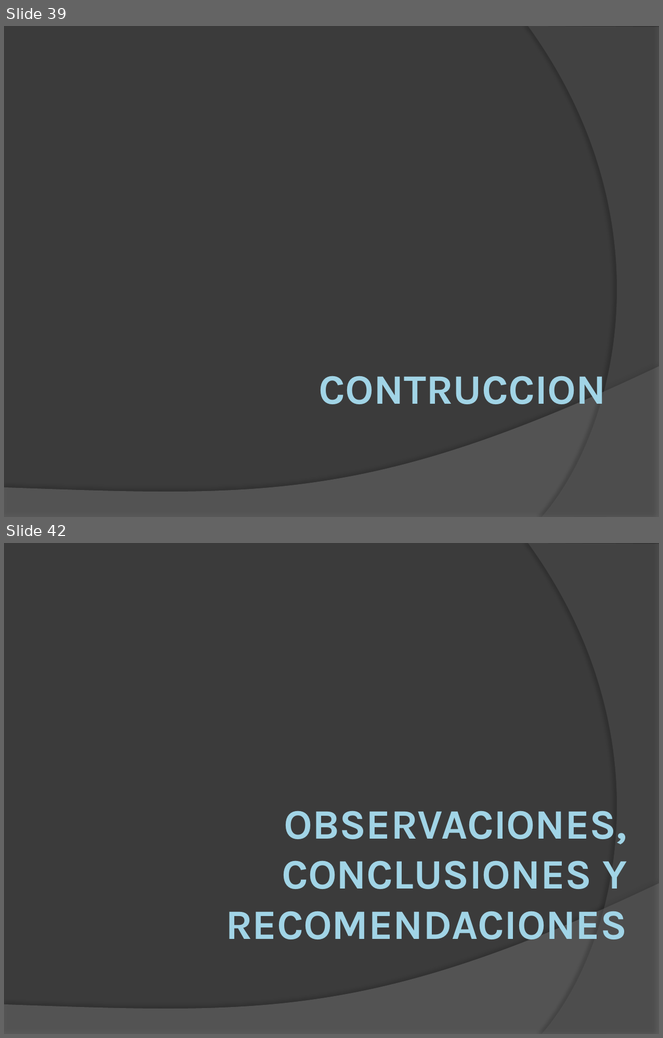
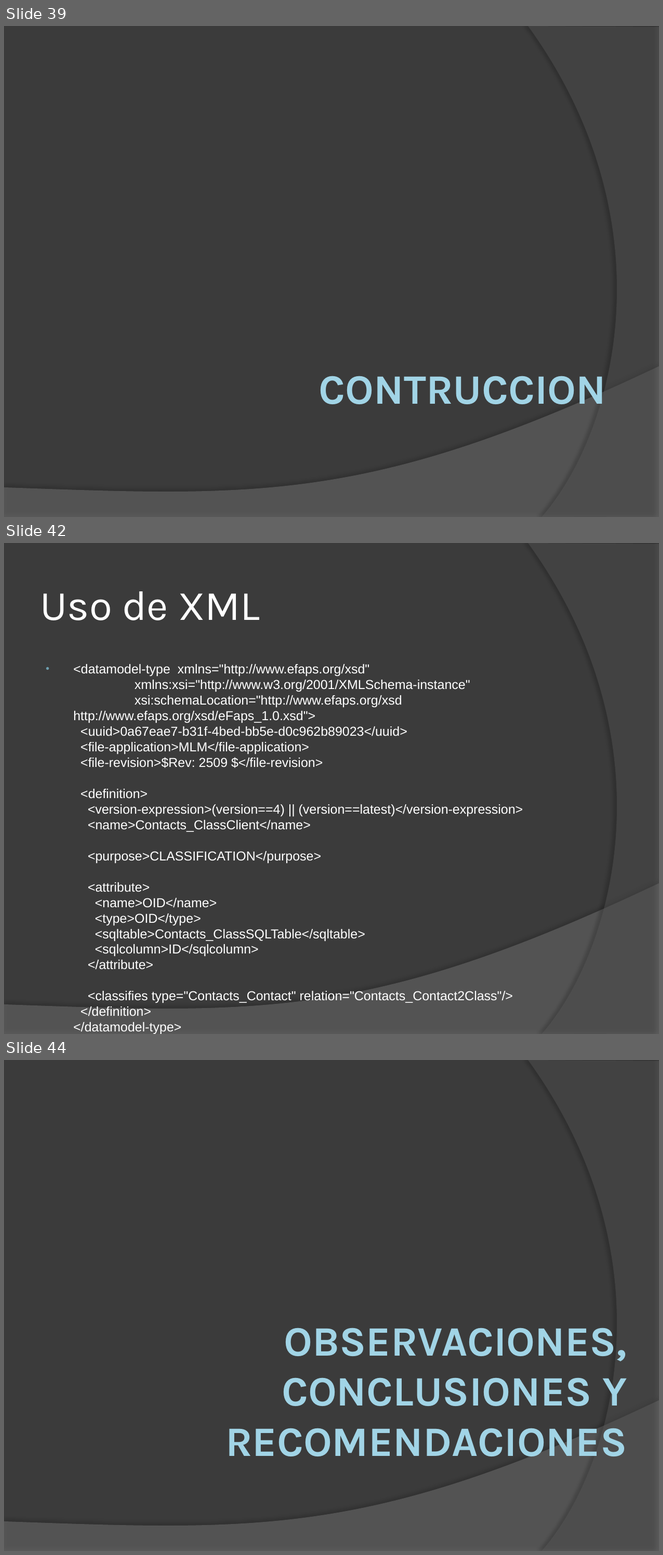
Before and after one commit to jmoics/JX_Market, a slide deck: JX_Market/trunk/Tesis 03_09_2012.pptx. Shown one above the other, each under a label of ours: slides 39 and 42 before the commit, slides 39, 42 and 44 after it; the slides between them are not shown. The pictures are 663x1038 and 663x1555 pixels, drawn with LibreOffice and Linux fonts; fonts in the diff are those of the drawing. Boxes give left, top, right and bottom in pixels: in the first picture for what was removed or moved away, otherwise in the second. Text is boxed around its words. In the diff, an @@ line names an element or a change of style, - is before the commit and + after.

```diff
--- a/JX_Market/trunk/Tesis 03_09_2012.pptx
+++ b/JX_Market/trunk/Tesis 03_09_2012.pptx
@@ slide 42 added at box(4, 543, 659, 1034), background #3B3B3B; not listed: 2 template elements that a slide beside it also shows @@
@@ title added at box(40, 591, 260, 620), 46 pt, text #FFFFFF @@
+Uso de XML
@@ text added at box(73, 664, 523, 1034), 14.2 pt, text #FFFFFF @@
+• <datamodel-type xmlns="http://www.efaps.org/xsd"
+  xmlns:xsi="http://www.w3.org/2001/XMLSchema-instance"
+  xsi:schemaLocation="http://www.efaps.org/xsd http://www.efaps.org/xsd/eFaps_1.0.xsd">
+  <uuid>0a67eae7-b31f-4bed-bb5e-d0c962b89023</uuid>
+  <file-application>MLM</file-application>
+  <file-revision>$Rev: 2509 $</file-revision>
+  <definition>
+  <version-expression>(version==4) || (version==latest)</version-expression>
+  <name>Contacts_ClassClient</name>
+  <purpose>CLASSIFICATION</purpose>
+  <attribute>
+  <name>OID</name>
+  <type>OID</type>
+  <sqltable>Contacts_ClassSQLTable</sqltable>
+  <sqlcolumn>ID</sqlcolumn>
+  </attribute>
+  <classifies type="Contacts_Contact" relation="Contacts_Contact2Class"/>
+  </definition>
+  </datamodel-type>
@@ what was slide 42 is now slide 44 @@
```
Also in this commit, not shown: 8 slides changed, 1 other slide added, 1 other file.
